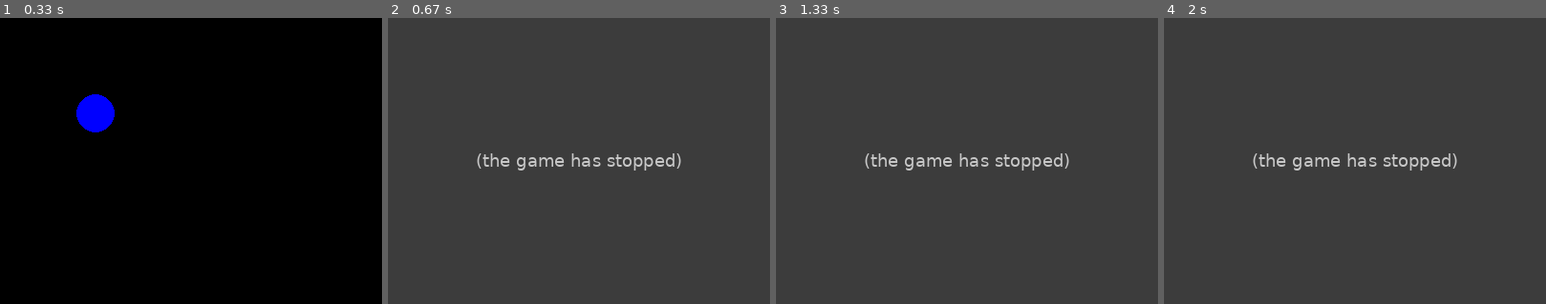
Above: before the commit, frames 1-4 (left to right).
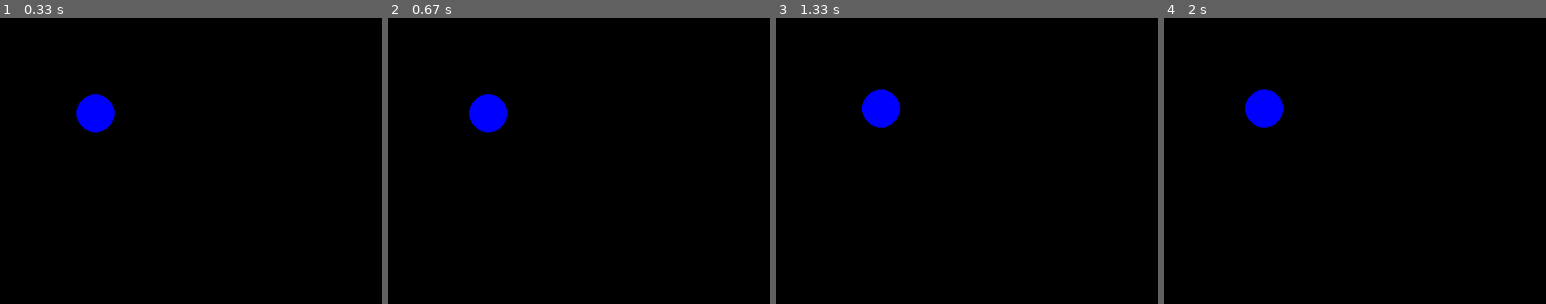
Above: after the commit, the same moments.

Repository: nicholask98/simple-ball-game-pygame
Game: pygame game, started from main.py
The game is run twice, just before and just after one commit, with the same random seed, the same clock (stepped at 60 frames per second) and the same inputs.
Inputs:
- Up to frame 1 (0.33 s): no input
- Up to frame 2 (0.67 s): hold Right from 0.33 s (still down)
- Up to frame 3 (1.33 s): release Right at 0.8 s; hold Up 0.83-1.13 s; hold Right from 1.17 s (still down)
- Up to frame 4 (2 s): release Right at 1.63 s; hold Left from 1.67 s (still down)

Frame 1 is identical in both runs. In frame 2, 100% of the frame differs, in the area x 0-100%, y 0-100%; in frame 3, 100%; in frame 4, 100%.
Error before the commit: NameError: name 'K' is not defined (main.py line 40); the game stopped at 0.33 s (later frames are placeholders)

Commit message:
continuous motion flop
Tried to implement continuous motion, but it didn't work so well.

Diff:
--- a/main.py
+++ b/main.py
@@ -29,6 +29,9 @@
 # creates a new ball object named "ball1" with position (100, 100), a radius of 20 and on the screen window.
 ball1 = Ball(100, 100, 20, screen)
 
+# controls speed of ball between frames
+vel = 5
+
 # begin game loop. Will continue to loop until done == True
 while not done:
     # loops through event cue checking for Pygame QUIT event. If QUIT is True in any event, done = True and the game loop ends.
@@ -36,17 +39,29 @@
 		if event.type == pygame.QUIT:
 			done = True
 			# =================WORK ON THIS NEXT: Ball movement with arrow keys===================
+
+		# "keys" holds Bool values for all keyboard keys
+		keys = pygame.key.get_pressed()
+		# Sets frame rate variable
+		move_ticker = 0
 		if event.type == pygame.KEYDOWN:
-			if event == K.LEFT:
-				pass
-			if event == K.RIGHT:
-				pass
-			if event == K.UP:
-				pass
-			if event == K.DOWN:
-				pass
+			if keys[pygame.K_LEFT]:
+				if move_ticker == 0:
+					move_ticker = 10
+					ball1.x -= vel
+					if ball1.x <= 0:
+						ball1.x = 0
+			if event.key == pygame.K_RIGHT:
+				ball1.x += vel
+			if event.key == pygame.K_UP:
+				ball1.y -= vel
+			if event.key == pygame.K_DOWN:
+				ball1.y += vel
+	# decrementing framerate variable.
+	if move_ticker > 0:
+		move_ticker -= 1
+			# ====================================
 
-			# ====================================
     # fills window with black
 	screen.fill((0, 0, 0))
 
